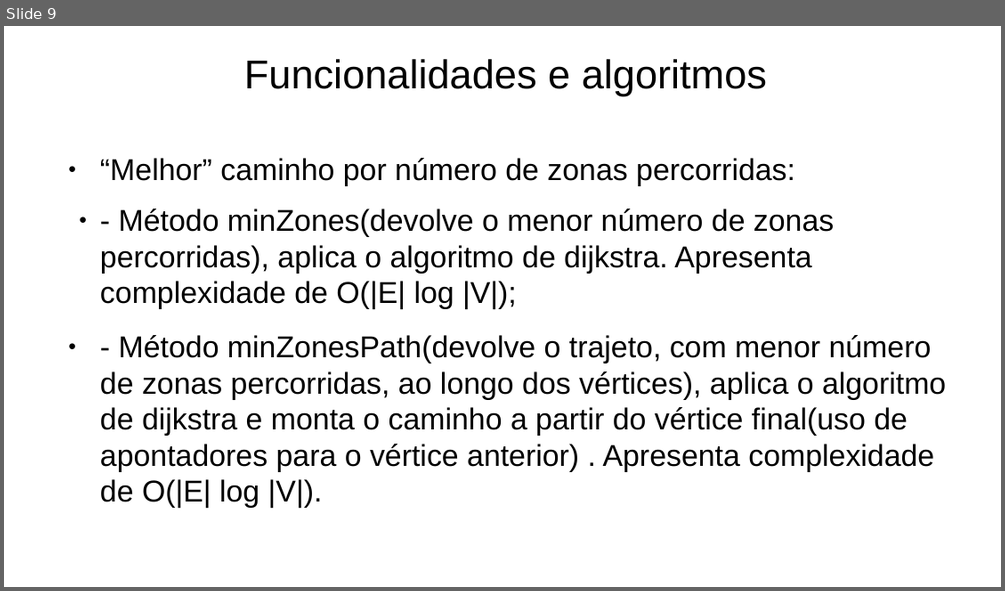
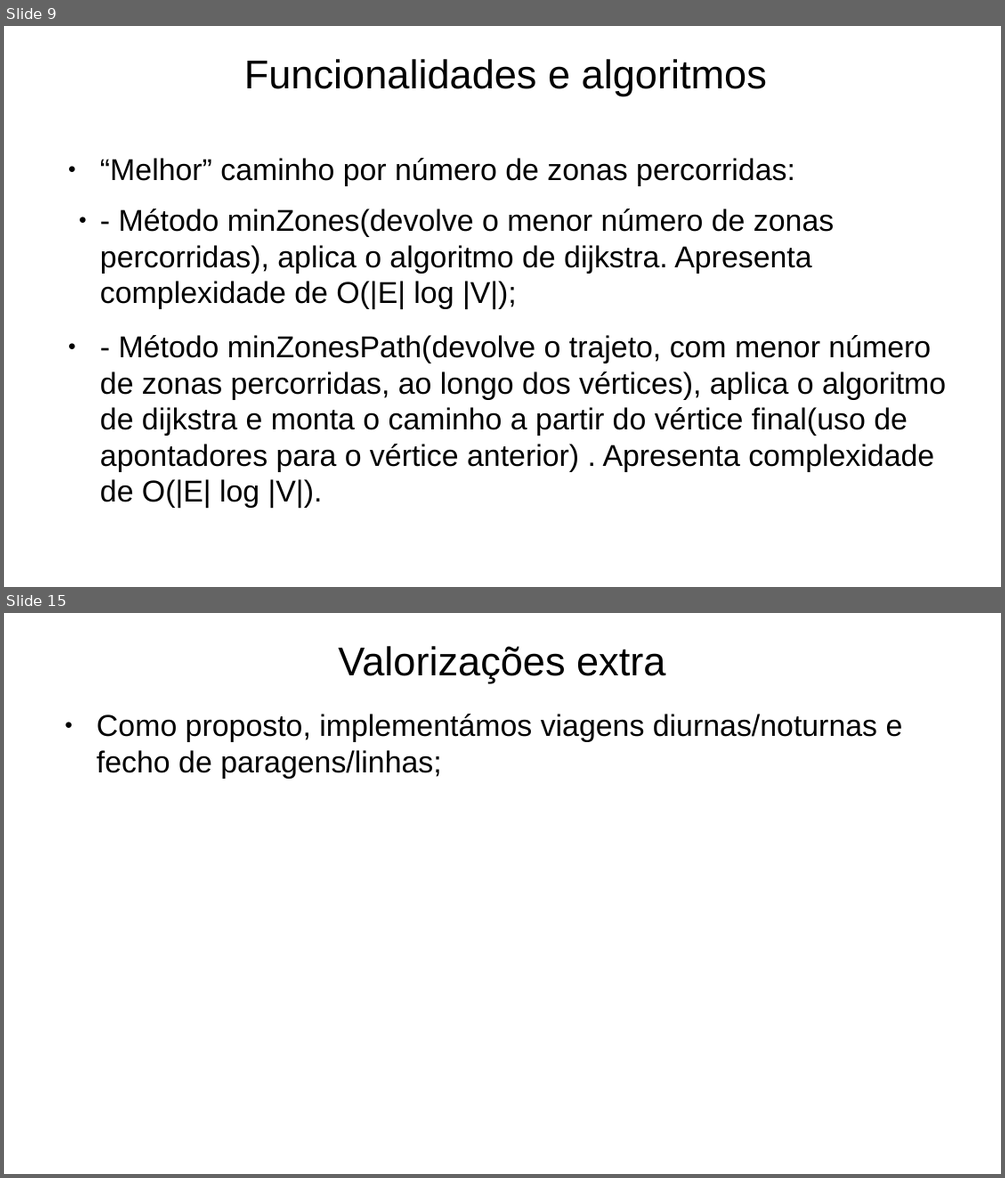
Before and after one commit to Naapperas/feup-aed-proj2, a slide deck: Apresentação.pptx. Shown one above the other, each under a label of ours: slide 9 before the commit, slides 9 and 15 after it; the slides between them are not shown. The pictures are 1005x591 and 1005x1178 pixels, drawn with LibreOffice and Linux fonts; fonts in the diff are those of the drawing. Boxes give left, top, right and bottom in pixels: in the first picture for what was removed or moved away, otherwise in the second. Text is boxed around its words. In the diff, an @@ line names an element or a change of style, - is before the commit and + after.

```diff
--- a/Apresentação.pptx
+++ b/Apresentação.pptx
@@ slide 15 added at (4, 613, 1001, 1174), background #FFFFFF @@
@@ text added at (338, 646, 665, 683), 32 pt, text #000000 @@
+Valorizações extra
@@ text added at (97, 714, 903, 779), 24 pt, text #000000 @@
+● Como proposto, implementámos viagens diurnas/noturnas e fecho de paragens/linhas;
```
Also in this commit, not shown: 8 slides changed, 1 other slide added, 1 slide removed.
